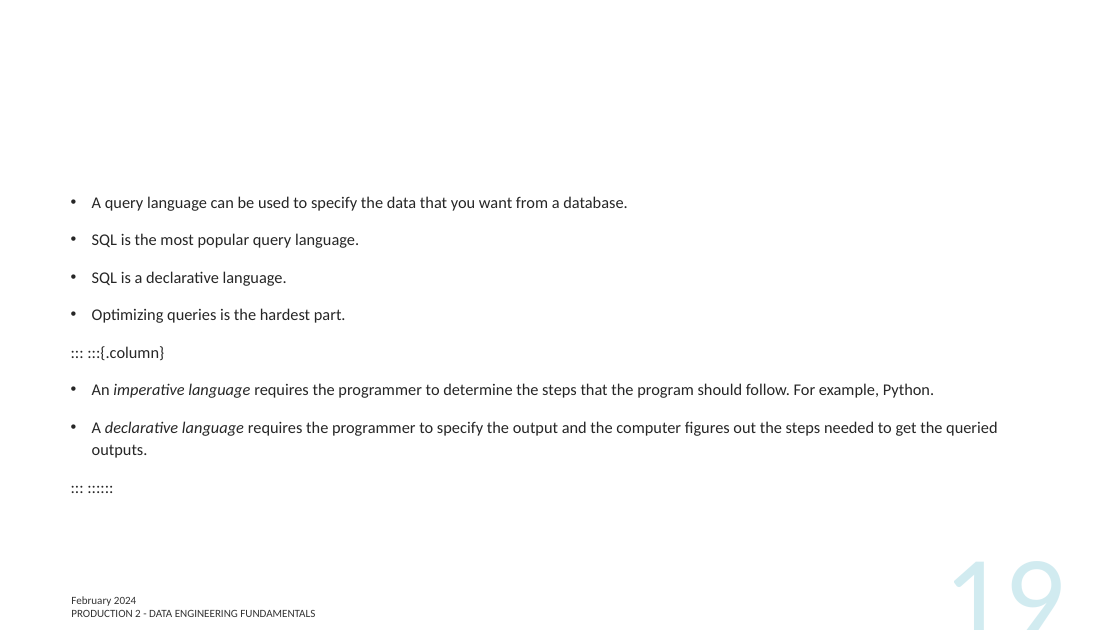
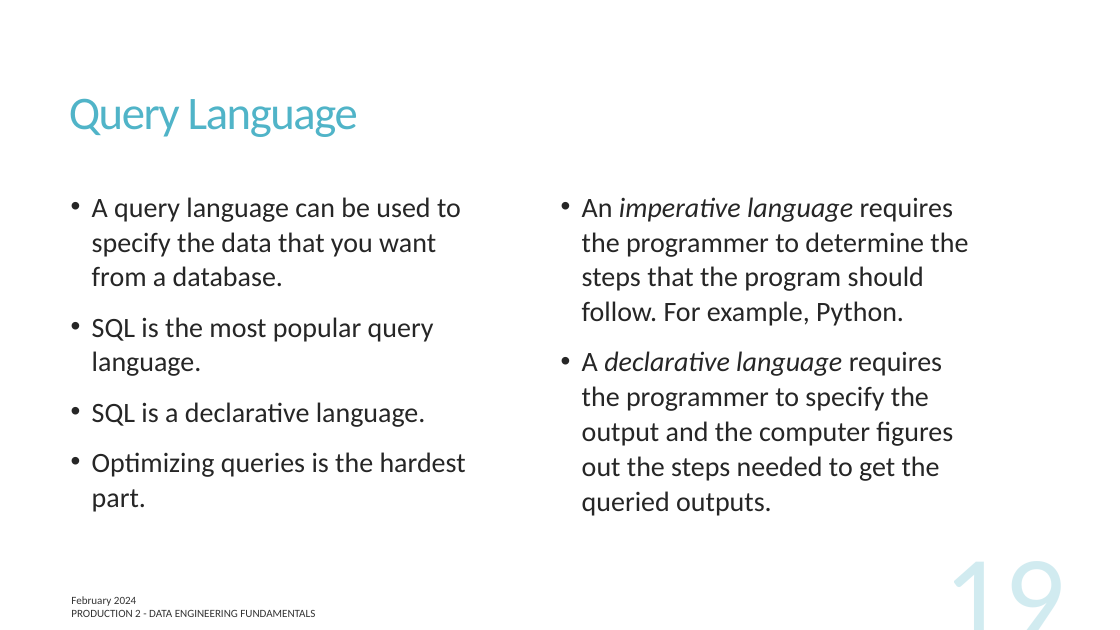
Before and after one commit to UofT-DSI/production, a slide deck: slide 19 of lessons/part_2/production_2.pptx. Drawn at 1120x630 pixels with LibreOffice and Linux fonts; fonts in the diff are those of the drawing. Boxes give left, top, right and bottom in pixels: in the first picture for what was removed or moved away, otherwise in the second. Text is boxed around its words. In the diff, an @@ line names an element or a change of style, - is before the commit and + after.

```diff
--- a/lessons/part_2/production_2.pptx
+++ b/lessons/part_2/production_2.pptx
@@ title added at (x1=69, y1=98, x2=358, y2=137), 40 pt, text #50B4C8 @@
+Query Language
@@ text at (x1=87, y1=196, x2=627, y2=361): paragraphs removed @@
-• A query language can be used to specify the data that you want from a database.
-• SQL is the most popular query language.
-• SQL is a declarative language.
-• Optimizing queries is the hardest part.
-::: :::{.column}
@@ text added at (x1=92, y1=197, x2=466, y2=512), 24 pt, text #262626 @@
+• A query language can be used to specify the data that you want from a database.
+• SQL is the most popular query language.
+• SQL is a declarative language.
+• Optimizing queries is the hardest part.
@@ text at (x1=582, y1=197, x2=968, y2=516): paragraph removed @@
-::: ::::::
@@ text "An imperative language requires the ..." moved from (x1=87, y1=196, x2=997, y2=458) to (x1=582, y1=197, x2=968, y2=516) @@
@@ text "An imperative language requires the ..." at (x1=582, y1=197, x2=968, y2=516): size 14 to 24 pt; line spacing 1.14 to 1.04 @@
```
Also in this commit, not shown: 5 other slides changed, 11 other files.
